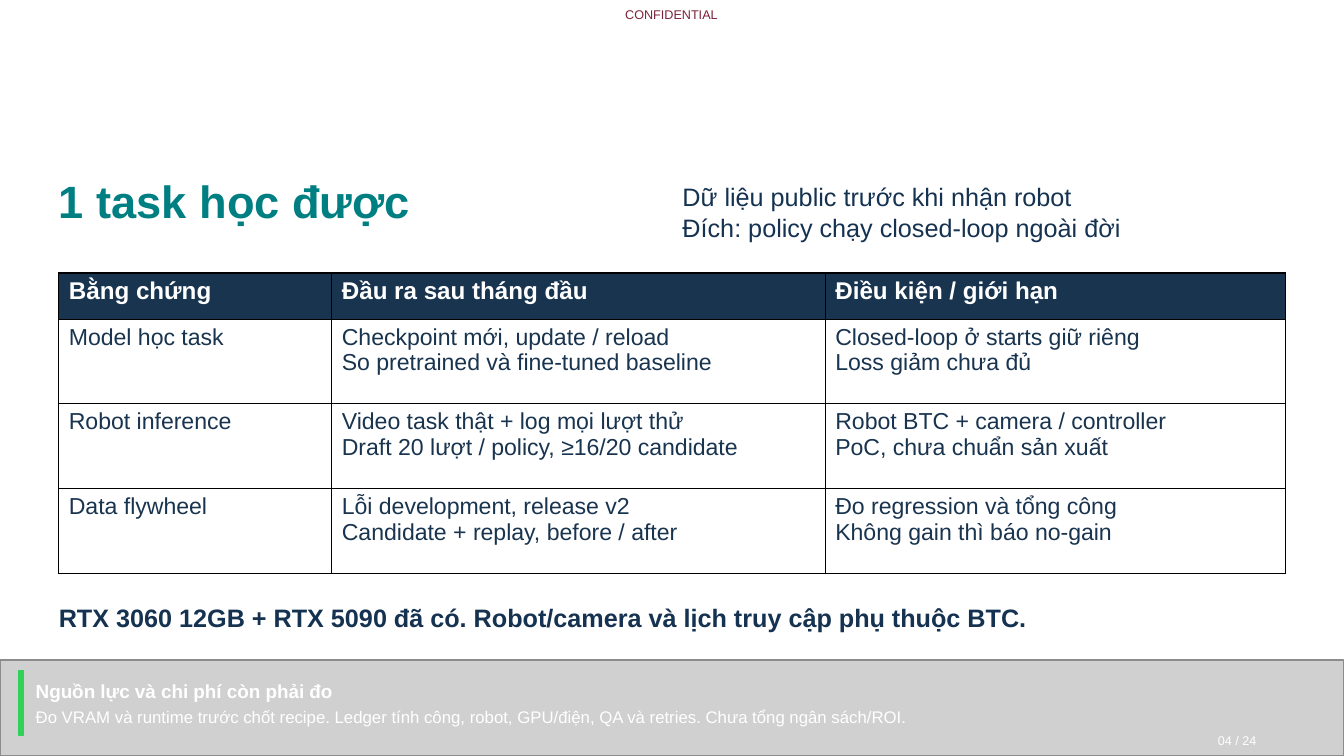
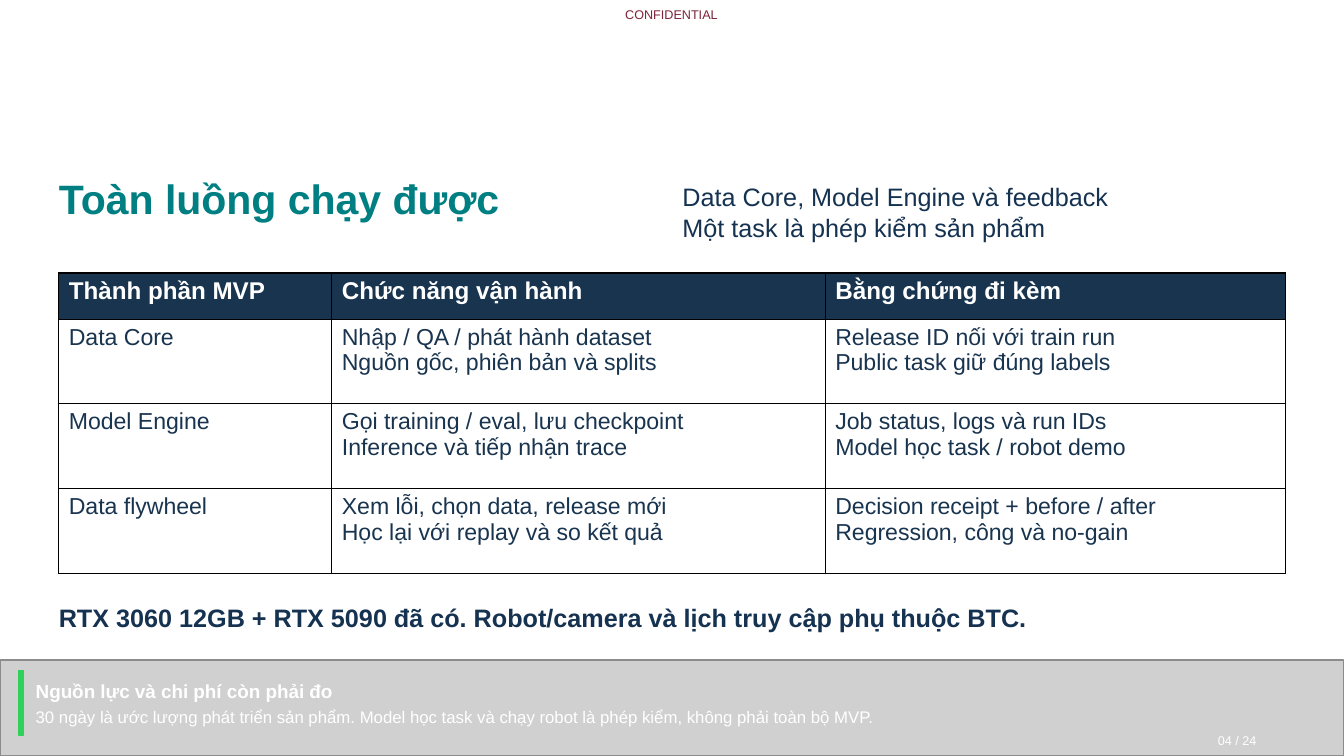
Before and after one commit to hiwe0305/denso-challenge, a slide deck: slide 4 of deliverables/DENSO-Humanoid-Data-Flywheel-2026.pptx. Drawn at 1344x756 pixels with LibreOffice and Linux fonts; fonts in the diff are those of the drawing; grey boxes stand for pictures; background and template pictures are left out. Boxes give left, top, right and bottom in pixels: in the first picture for what was removed or moved away, otherwise in the second. Text is boxed around its words. In the diff, an @@ line names an element or a change of style, - is before the commit and + after.

Commit message:
Frame 30 days as product MVP development estimate

```diff
--- a/deliverables/DENSO-Humanoid-Data-Flywheel-2026.pptx
+++ b/deliverables/DENSO-Humanoid-Data-Flywheel-2026.pptx
@@ text at (59, 182, 500, 222): text changed; size 32.2 to 29.2 pt @@
-1 task học được
+Toàn luồng chạy được
@@ text at (682, 187, 1108, 242): text changed @@
-Dữ liệu public trước khi nhận robot
-Đích: policy chạy closed-loop ngoài đời
+Data Core, Model Engine và feedback
+Một task là phép kiểm sản phẩm
@@ table at (58, 273, 1286, 574) @@
-row 1: Bằng chứng | Đầu ra sau tháng đầu | Điều kiện / giới hạn
+row 1: Thành phần MVP | Chức năng vận hành | Bằng chứng đi kèm
-row 2: Model học task | Checkpoint mới, update / reload / So pretrained và fine-tuned baseline | Closed-loop ở starts giữ riêng / Loss giảm chưa đủ
+row 2: Data Core | Nhập / QA / phát hành dataset / Nguồn gốc, phiên bản và splits | Release ID nối với train run / Public task giữ đúng labels
-row 3: Robot inference | Video task thật + log mọi lượt thử / Draft 20 lượt / policy, ≥16/20 candidate | Robot BTC + camera / controller / PoC, chưa chuẩn sản xuất
+row 3: Model Engine | Gọi training / eval, lưu checkpoint / Inference và tiếp nhận trace | Job status, logs và run IDs / Model học task / robot demo
-row 4, column 2: Lỗi development, release v2 / Candidate + replay, before / after
+row 4, column 2: Xem lỗi, chọn data, release mới / Học lại với replay và so kết quả
-row 4, column 3: Đo regression và tổng công / Không gain thì báo no-gain
+row 4, column 3: Decision receipt + before / after / Regression, công và no-gain
@@ text at (36, 710, 873, 726): text changed @@
-Đo VRAM và runtime trước chốt recipe. Ledger tính công, robot, GPU/điện, QA và retries. Chưa tổng ngân sách/ROI.
+30 ngày là ước lượng phát triển sản phẩm. Model học task và chạy robot là phép kiểm, không phải toàn bộ MVP.
```
Also in this commit, not shown: 5 other slides changed, 18 other files.
